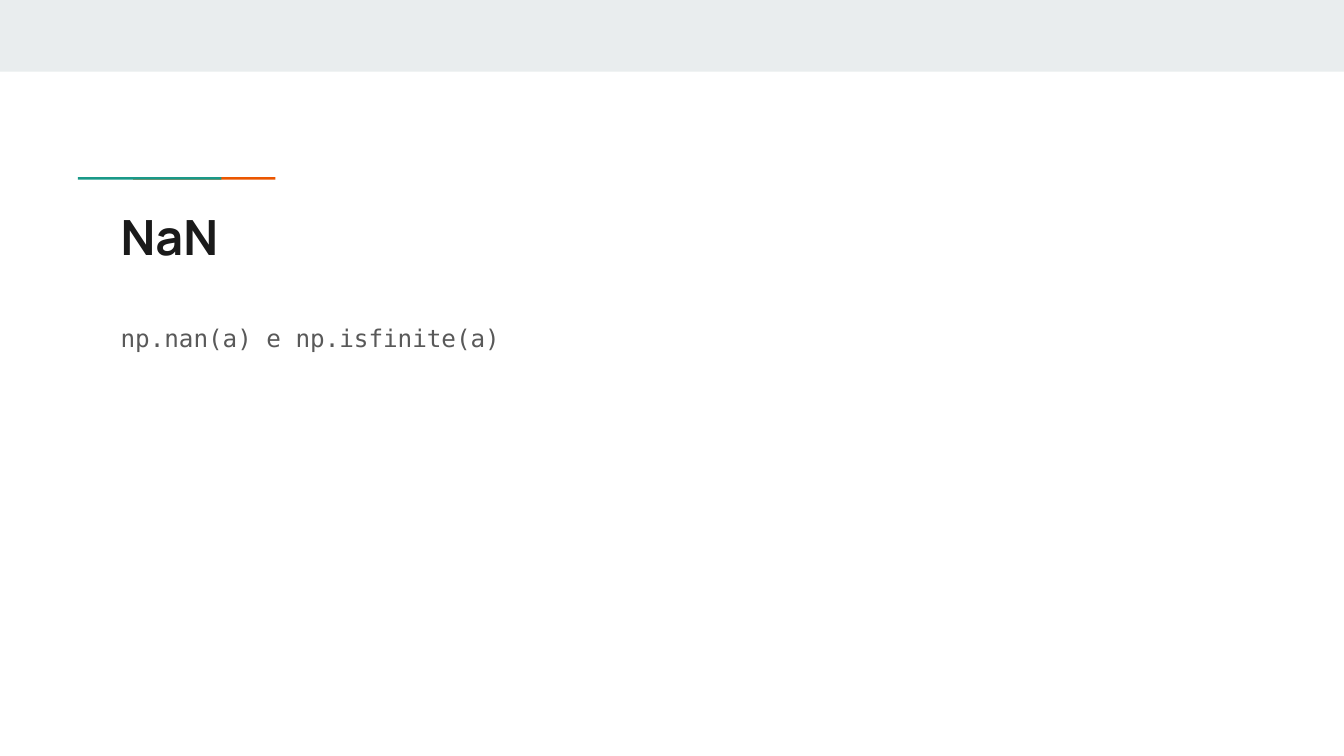
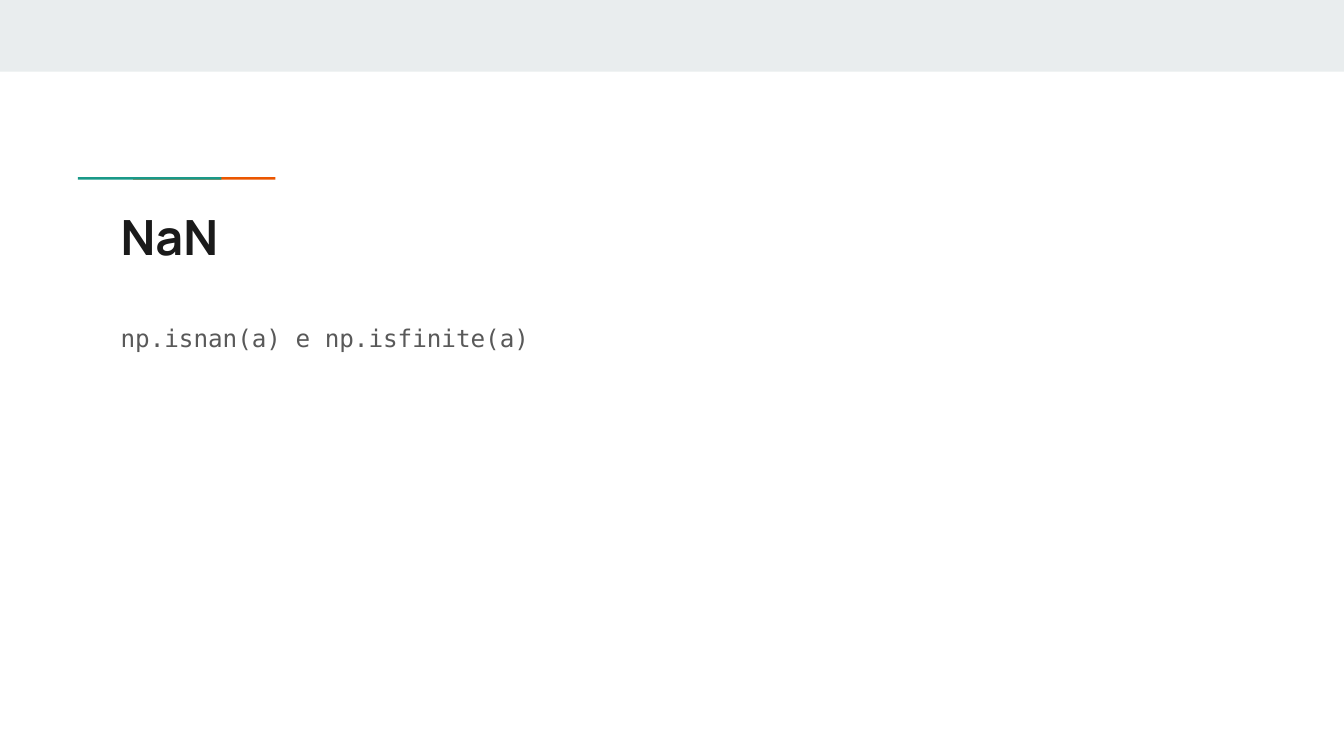
Before and after one commit to gabrielcm-moreira/cursopython, a slide deck: slide 25 of Slides/04 - Numpy.pptx. Drawn at 1344x756 pixels with LibreOffice and Linux fonts; fonts in the diff are those of the drawing. Boxes give left, top, right and bottom in pixels: in the first picture for what was removed or moved away, otherwise in the second. Text is boxed around its words. In the diff, an @@ line names an element or a change of style, - is before the commit and + after.

```diff
--- a/Slides/04 - Numpy.pptx
+++ b/Slides/04 - Numpy.pptx
@@ text at box(121, 328, 529, 352): text changed @@
-np.nan(a) e np.isfinite(a)
+np.isnan(a) e np.isfinite(a)
```
Also in this commit, not shown: 1 other slide changed, 1 other file.
